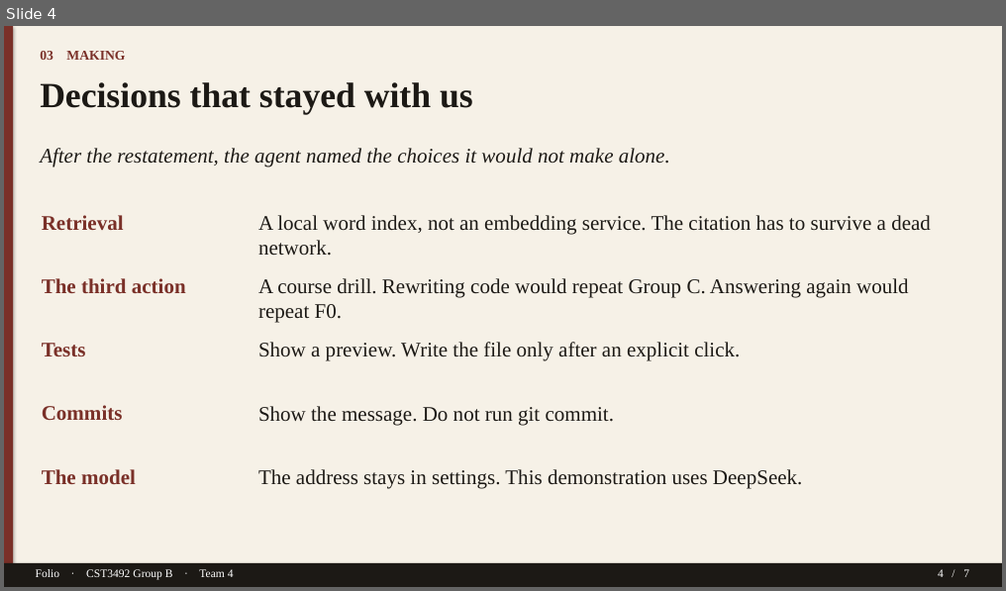
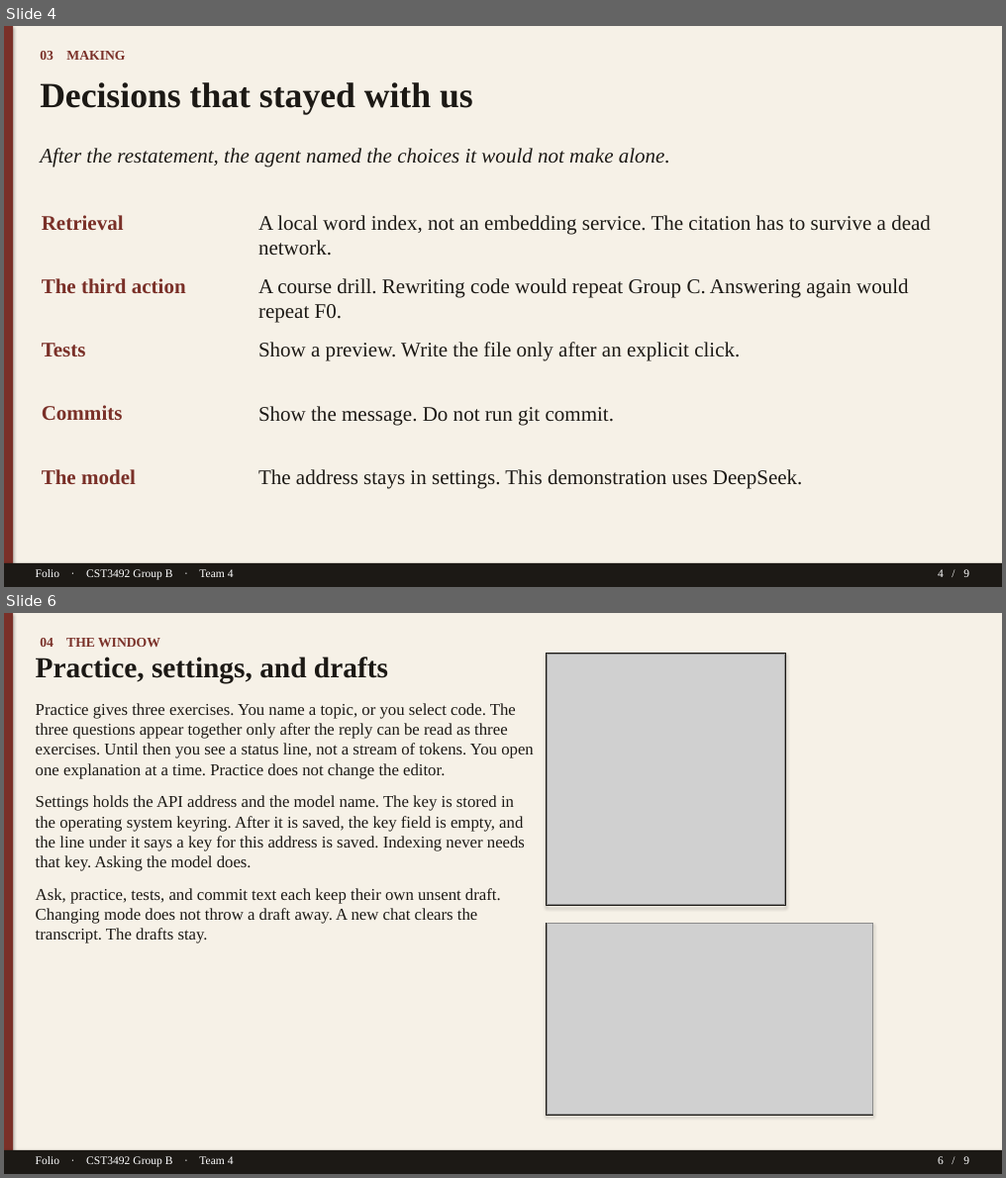
Before and after one commit to TTAWDTT/folio, a slide deck: submission/documents/Folio-GroupB-Team4-Slides.pptx. Shown one above the other, each under a label of ours: slide 4 before the commit, slides 4 and 6 after it; the slides between them are not shown. The pictures are 1006x591 and 1006x1178 pixels, drawn with LibreOffice and Linux fonts; fonts in the diff are those of the drawing; grey boxes stand for pictures. Boxes give left, top, right and bottom in pixels: in the first picture for what was removed or moved away, otherwise in the second. Text is boxed around its words. In the diff, an @@ line names an element or a change of style, - is before the commit and + after.

```diff
--- a/submission/documents/Folio-GroupB-Team4-Slides.pptx
+++ b/submission/documents/Folio-GroupB-Team4-Slides.pptx
@@ slide 6 added at (4, 613, 1002, 1174), background #FFFFFF @@
@@ rectangle added at (4, 613, 1002, 1174), fill #F6F1E7 @@
@@ rectangle added at (4, 613, 13, 1174), fill #7A3028 @@
@@ text added at (40, 638, 160, 647), 13 pt, text #7A3028, bold @@
+04 THE WINDOW
@@ text added at (36, 657, 388, 683), 28 pt, text #1C1915, bold @@
+Practice, settings, and drafts
@@ rectangle added at (546, 654, 785, 906), outline #1C1915 1 pt @@
@@ picture added at (547, 655, 785, 905) @@
@@ text added at (36, 703, 534, 944), 16 pt, text #1C1915 @@
+Practice gives three exercises. You name a topic, or you select code. The three questions appear together only after the reply can be read as three exercises. Until then you see a status line, not a stream of tokens. You open one explanation at a time. Practice does not change the editor.
+Settings holds the API address and the model name. The key is stored in the operating system keyring. After it is saved, the key field is empty, and the line under it says a key for this address is saved. Indexing never needs that key. Asking the model does.
+Ask, practice, tests, and commit text each keep their own unsent draft. Changing mode does not throw a draft away. A new chat clears the transcript. The drafts stay.
@@ rectangle added at (546, 923, 873, 1115), outline #1C1915 1 pt @@
@@ picture added at (547, 924, 872, 1115) @@
@@ rectangle added at (4, 1151, 1002, 1174), fill #1C1915 @@
@@ text added at (36, 1157, 234, 1167), 11 pt, text #FFFFFF @@
+Folio · CST3492 Group B · Team 4
@@ text added at (938, 1157, 969, 1164), 11 pt, text #FFFFFF @@
+6 / 9
@@ slide 4 changed as well @@
@@ text at (938, 570, 969, 577): text changed @@
-4 / 7
+4 / 9
```
Also in this commit, not shown: 5 other slides changed, 2 other slides added, 1 slide removed, 2 other files.
